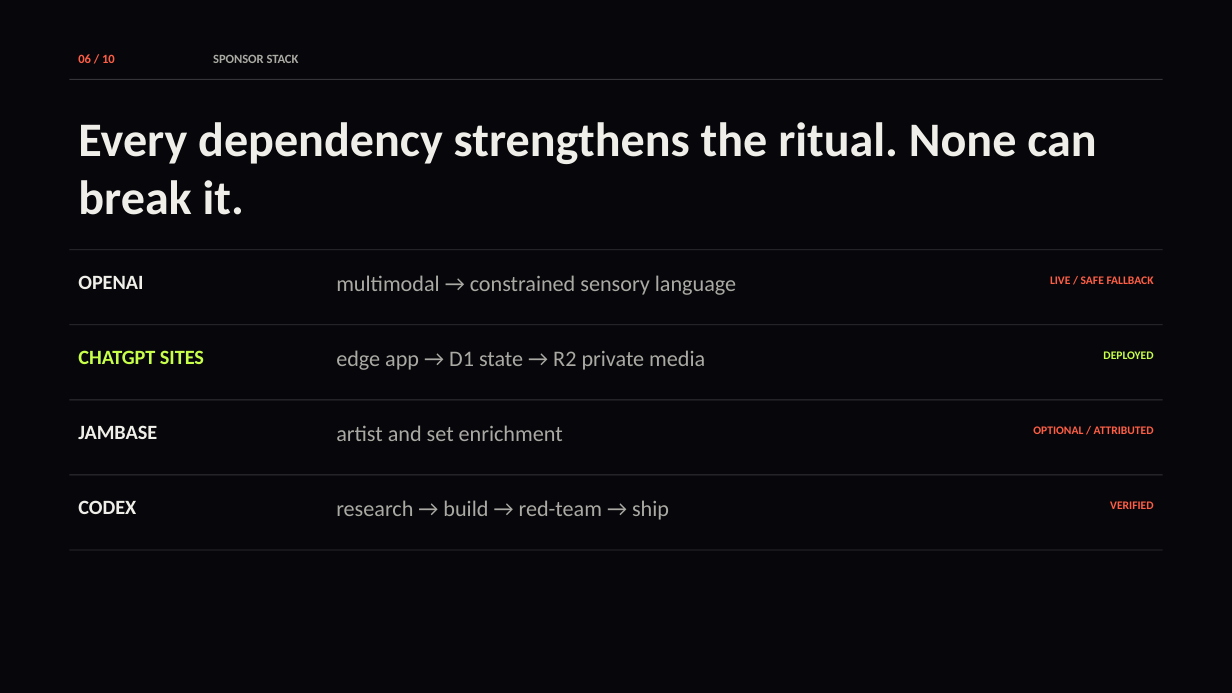
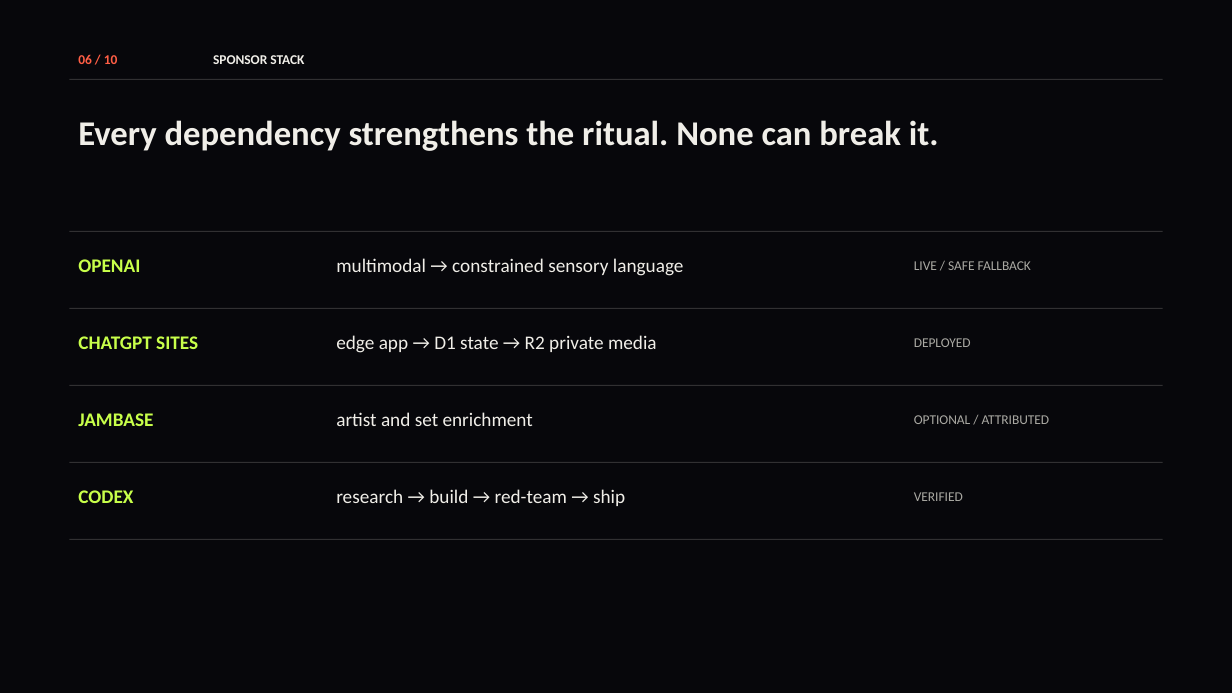
Before and after one commit to vnmoorthy/same-sky, a slide deck: slide 6 of docs/Same-Sky-Hackathon-Deck.pptx. Drawn at 1232x693 pixels with LibreOffice and Linux fonts; fonts in the diff are those of the drawing. Boxes give left, top, right and bottom in pixels: in the first picture for what was removed or moved away, otherwise in the second. Text is boxed around its words. In the diff, an @@ line names an element or a change of style, - is before the commit and + after.

```diff
--- a/docs/Same-Sky-Hackathon-Deck.pptx
+++ b/docs/Same-Sky-Hackathon-Deck.pptx
@@ text "06 / 10" at (78,54,118,64): size 9.8 to 10.5 pt @@
@@ text "SPONSOR STACK" at (213,55,304,64): size 9.8 to 10.5 pt, text colour #AAA9A3 to #F0EEE8 @@
@@ text "Every dependency strengthens the ritual. ..." at (78,120,939,151): size 37.5 to 27 pt @@
@@ fill #353539 to #F0EEE8 at 18% opacity in 5 elements at (69,539,1163,540), (69,462,1163,463), (69,385,1163,386), (69,308,1163,309), (69,231,1163,232) @@
@@ rectangle: place and size @@
-rectangle at (69,250,1163,250)
+rectangle at (69,231,1163,232)
@@ size 15.8 to 15 pt, text colour #F0EEE8 to #C8FF4A in 3 elements at (78,490,133,503), (78,413,153,426), (78,259,140,272) @@
@@ size 17.2 to 15 pt, text colour #AAA9A3 to #F0EEE8 in 4 elements at (336,489,625,506), (336,412,533,426), (336,335,657,353), (336,258,684,276) @@
@@ size 9 to 10.5 pt, text colour #FF5E45 to #AAA9A3, bold off; alignment right to left in 3 elements at (914,492,963,501), (914,415,1050,424), (914,261,1031,270) @@
@@ text "LIVE / SAFE FALLBACK": place and size @@
-text "LIVE / SAFE FALLBACK" at (1050,276,1154,284)
+text "LIVE / SAFE FALLBACK" at (914,261,1031,270)
@@ 6 texts, 3 rectangles: place and size @@
-6 texts, 3 rectangles at (69,275,1163,476)
+6 texts, 3 rectangles at (69,258,1163,463)
@@ text "CHATGPT SITES" at (78,336,198,349): size 15.8 to 15 pt @@
@@ text "DEPLOYED": place and size @@
-text "DEPLOYED" at (1103,351,1153,359)
+text "DEPLOYED" at (914,338,971,347)
@@ text "DEPLOYED" at (914,338,971,347): size 9 to 10.5 pt, text colour #C8FF4A to #AAA9A3, bold off; alignment right to left @@
@@ text "OPTIONAL / ATTRIBUTED": place and size @@
-text "OPTIONAL / ATTRIBUTED" at (1033,426,1154,434)
+text "OPTIONAL / ATTRIBUTED" at (914,415,1050,424)
@@ text "VERIFIED": place and size @@
-text "VERIFIED" at (1110,501,1153,509)
+text "VERIFIED" at (914,492,963,501)
@@ 2 texts, 1 rectangle: place and size @@
-2 texts, 1 rectangle at (69,500,1163,551)
+2 texts, 1 rectangle at (69,489,1163,540)
```
Also in this commit, not shown: 9 other slides changed, 5 other files.
